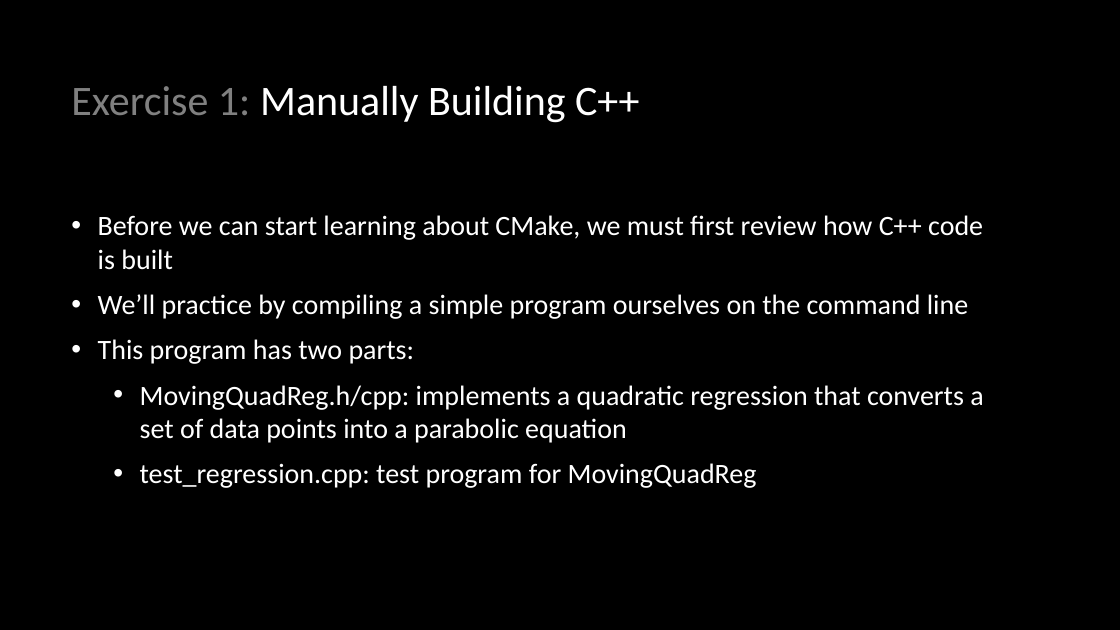
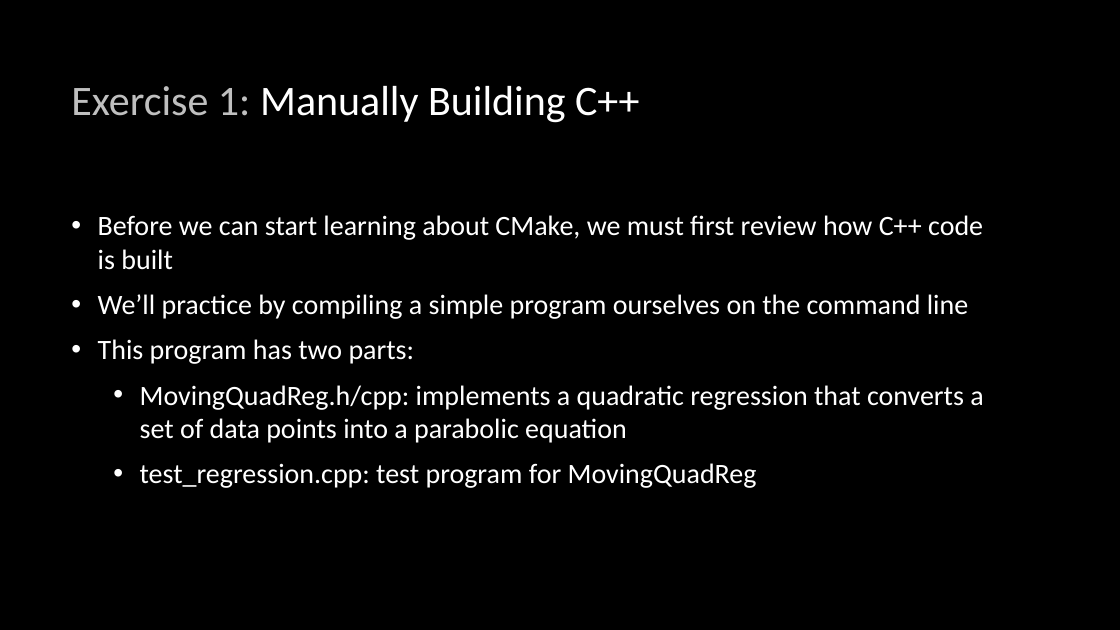
Before and after one commit to multiplemonomials/CMakeTraining, a slide deck: slide 5 of Session 1 - CMake and Building CXX.pptx. Drawn at 1120x630 pixels with LibreOffice and Linux fonts; fonts in the diff are those of the drawing; background and template pictures are left out. Boxes give left, top, right and bottom in pixels: in the first picture for what was removed or moved away, otherwise in the second. Text is boxed around its words. In the diff, an @@ line names an element or a change of style, - is before the commit and + after.

```diff
--- a/Session 1 - CMake and Building CXX.pptx
+++ b/Session 1 - CMake and Building CXX.pptx
@@ title "Exercise 1: Manually Building C++" at [71, 86, 640, 123]: text colour #808080 to #BFBFBF in "Exercise 1:" @@
```
Also in this commit, not shown: 1 other slide changed, 18 slides added, 1 slide removed, 2 other files.
